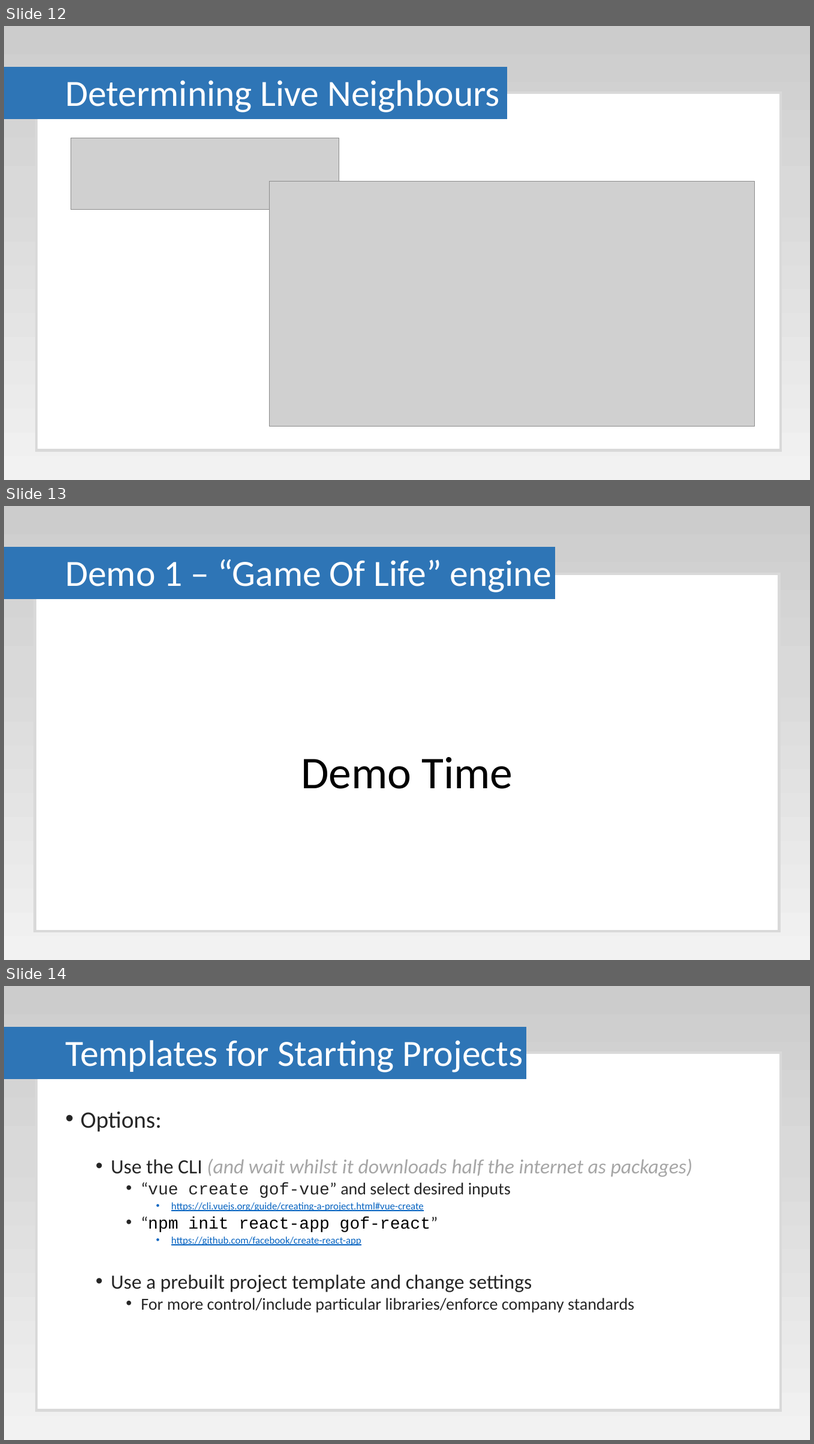
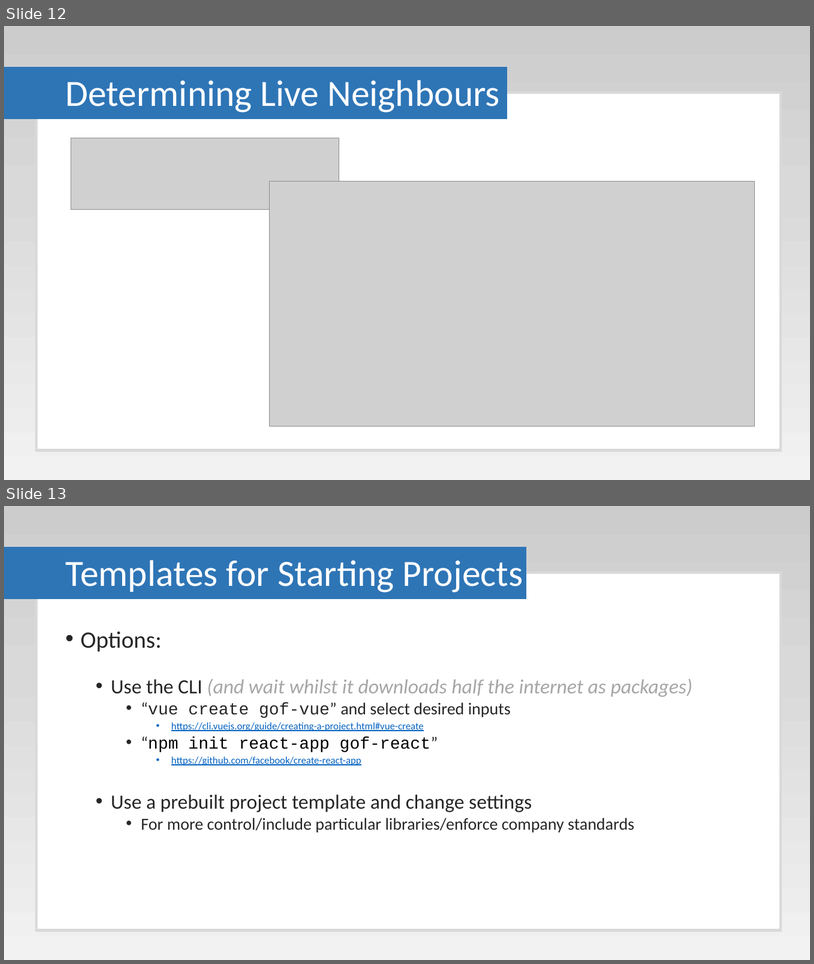
Before and after one commit to Paul-Hadfield/GameOfLife-Talk, a slide deck: Game Of Life Presentation.pptx. Shown one above the other, each under a label of ours: slides 12, 13 and 14 before the commit, slides 12 and 13 after it. The pictures are 814x1444 and 814x964 pixels, drawn with LibreOffice and Linux fonts; fonts in the diff are those of the drawing; grey boxes stand for pictures. Boxes give left, top, right and bottom in pixels: in the first picture for what was removed or moved away, otherwise in the second. Text is boxed around its words. In the diff, an @@ line names an element or a change of style, - is before the commit and + after.

```diff
--- a/Game Of Life Presentation.pptx
+++ b/Game Of Life Presentation.pptx
@@ slide 13 removed at <box>4,506,810,960</box>, background gradient #CCCCCC to #D9D9D9 to #F2F2F2 @@
@@ rectangle removed at <box>4,547,555,598</box> @@
@@ title removed at <box>65,559,552,592</box> @@
-Demo 1 – “Game Of Life” engine
@@ rectangle removed at <box>35,574,780,931</box> @@
@@ text removed at <box>301,757,513,789</box> @@
-Demo Time
@@ what was slide 14 is now slide 13 @@
```
Also in this commit, not shown: 6 slides changed, 2 slides added.
